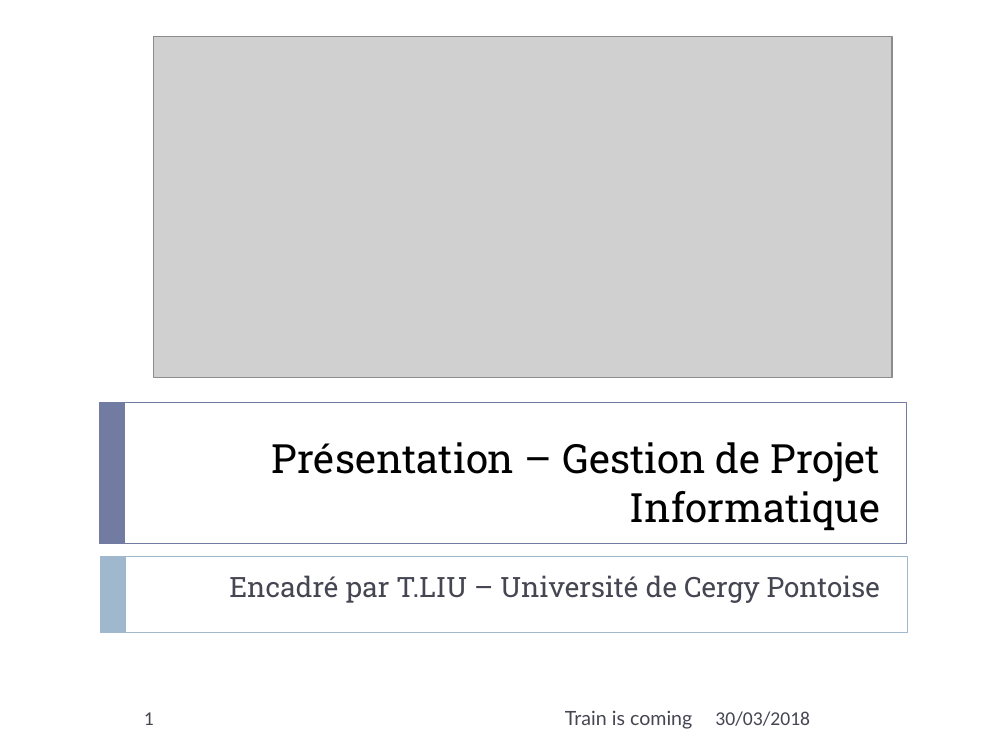
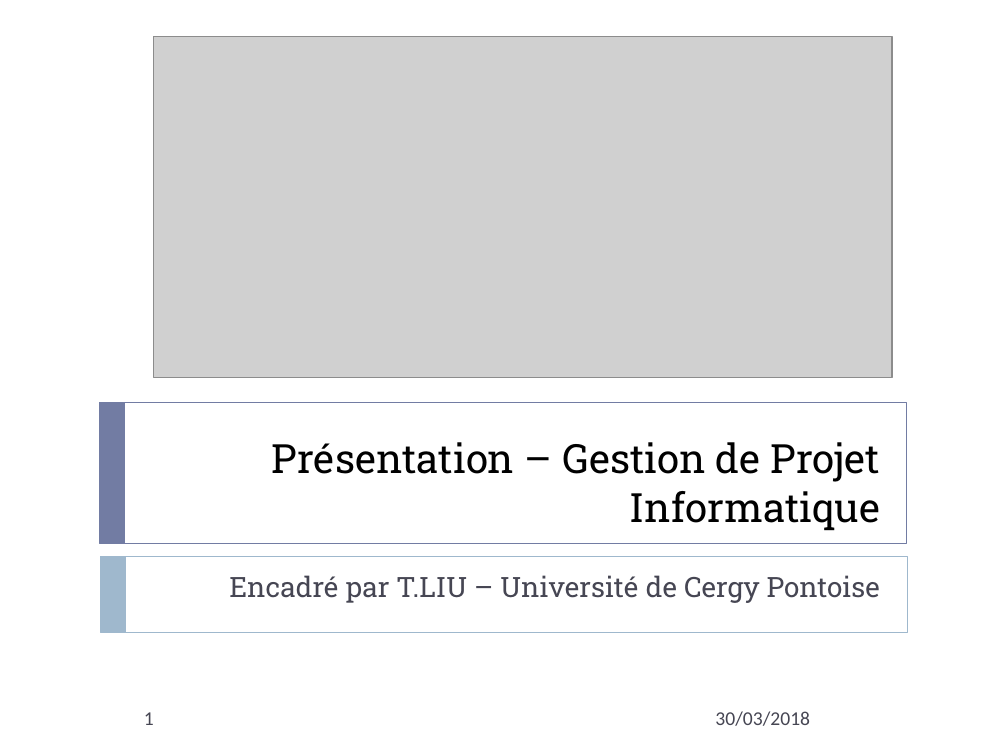
Before and after one commit to vvirole/GPI---2018---Simulation-de-Trains-Automatis-s, a slide deck: slide 1 of GPI - 2K18/Présentation – Gestion de Projet Informatique.pptx. Drawn at 1008x756 pixels with LibreOffice and Linux fonts; fonts in the diff are those of the drawing; grey boxes stand for pictures. Boxes give left, top, right and bottom in pixels: in the first picture for what was removed or moved away, otherwise in the second. Text is boxed around its words. In the diff, an @@ line names an element or a change of style, - is before the commit and + after.

```diff
--- a/GPI - 2K18/Présentation – Gestion de Projet Informatique.pptx
+++ b/GPI - 2K18/Présentation – Gestion de Projet Informatique.pptx
@@ text removed at (565,710,692,729) @@
-Train is coming
```
Also in this commit, not shown: 11 other slides changed, 2 slides added, 2 slides removed, 3 other files.
